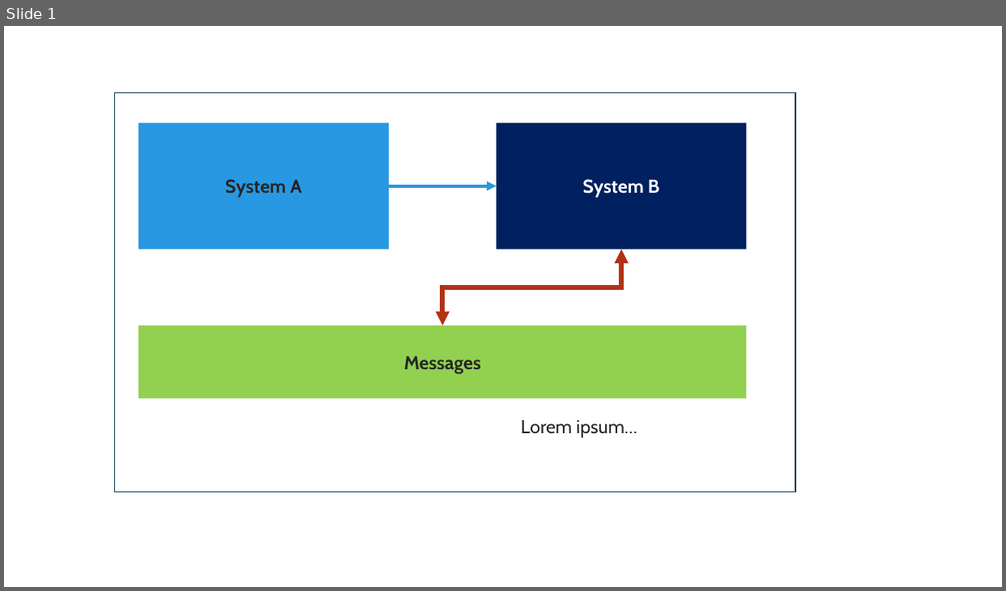
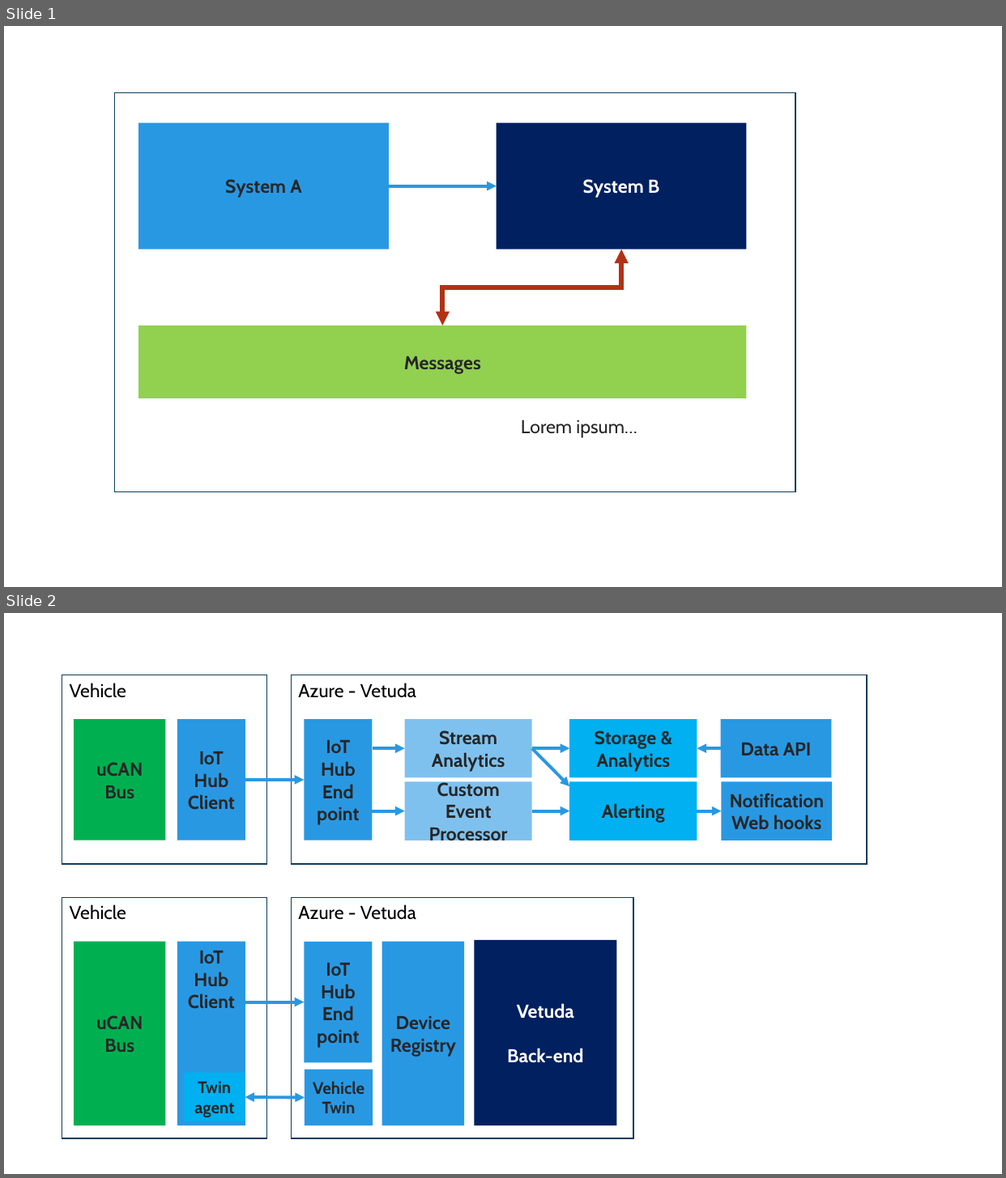
Before and after one commit to valeryjacobs/IoTArchitecture, a slide deck: SlideTemplate.pptx. Shown one above the other, each under a label of ours: slide 1 before the commit, slides 1 and 2 after it. The pictures are 1006x591 and 1006x1178 pixels, drawn with LibreOffice and Linux fonts; fonts in the diff are those of the drawing. Boxes give left, top, right and bottom in pixels: in the first picture for what was removed or moved away, otherwise in the second. Text is boxed around its words. In the diff, an @@ line names an element or a change of style, - is before the commit and + after.

```diff
--- a/SlideTemplate.pptx
+++ b/SlideTemplate.pptx
@@ slide 2 added at (x1=4, y1=613, x2=1002, y2=1174), background #FFFFFF @@
@@ rectangle added at (x1=62, y1=675, x2=267, y2=865), outline #0D3B5A 1 pt, 18 pt, text #000000 @@
+Vehicle
@@ rectangle added at (x1=292, y1=675, x2=867, y2=865), outline #0D3B5A 1 pt, 18 pt, text #000000 @@
+Azure - Vetuda
@@ rectangle added at (x1=74, y1=719, x2=165, y2=841), fill #00B050, 18 pt, text #262626, bold @@
+uCAN Bus
@@ rectangle added at (x1=177, y1=719, x2=245, y2=841), fill #2998E3, 18 pt, text #262626, bold @@
+IoT Hub Client
@@ rectangle added at (x1=305, y1=719, x2=373, y2=841), fill #2998E3, 18 pt, text #262626, bold @@
+IoT Hub End point
@@ rectangle added at (x1=404, y1=719, x2=532, y2=777), fill #7FC1EE, 18 pt, text #262626, bold @@
+Stream Analytics
@@ rectangle added at (x1=570, y1=719, x2=697, y2=777), fill #00B0F0, 18 pt, text #262626, bold @@
+Storage & Analytics
@@ rectangle added at (x1=720, y1=719, x2=831, y2=777), fill #2998E3, 18 pt, text #262626, bold @@
+Data API
@@ arrow added from (373, 748) to (404, 748), #2998E3 3 pt @@
@@ arrow added from (532, 748) to (570, 748), #2998E3 3 pt @@
@@ arrow added from (532, 748) to (570, 786), #2998E3 3 pt @@
@@ arrow added from (720, 748) to (697, 748), #2998E3 3 pt @@
@@ arrow added from (245, 780) to (305, 780), #2998E3 3 pt @@
@@ rectangle added at (x1=404, y1=782, x2=532, y2=841), fill #7FC1EE, 18 pt, text #262626, bold @@
+Custom Event Processor
@@ rectangle added at (x1=570, y1=782, x2=697, y2=841), fill #00B0F0, 18 pt, text #262626, bold @@
+Alerting
@@ rectangle added at (x1=721, y1=782, x2=832, y2=841), fill #2998E3, 18 pt, text #262626, bold @@
+Notification Web hooks
@@ arrow added from (373, 811) to (404, 811), #2998E3 3 pt @@
@@ arrow added from (532, 811) to (570, 811), #2998E3 3 pt @@
@@ arrow added from (697, 811) to (721, 811), #2998E3 3 pt @@
@@ rectangle added at (x1=62, y1=897, x2=267, y2=1139), outline #0D3B5A 1 pt, 18 pt, text #000000 @@
+Vehicle
@@ rectangle added at (x1=292, y1=897, x2=634, y2=1139), outline #0D3B5A 1 pt, 18 pt, text #000000 @@
+Azure - Vetuda
@@ rectangle added at (x1=74, y1=942, x2=165, y2=1126), fill #00B050, 18 pt, text #262626, bold @@
+uCAN Bus
@@ rectangle added at (x1=177, y1=942, x2=245, y2=1126), fill #2998E3, 18 pt, text #262626, bold @@
+IoT Hub Client
@@ rectangle added at (x1=305, y1=942, x2=373, y2=1063), fill #2998E3, 18 pt, text #262626, bold @@
+IoT Hub End point
@@ rectangle added at (x1=382, y1=942, x2=464, y2=1126), fill #2998E3, 18 pt, text #262626, bold @@
+Device Registry
@@ rectangle added at (x1=474, y1=940, x2=617, y2=1126), fill #002060, 18 pt, text #FFFFFF, bold @@
+Vetuda
+Back-end
@@ arrow added from (245, 1003) to (305, 1003), #2998E3 3 pt @@
@@ rectangle added at (x1=185, y1=1072, x2=245, y2=1122), fill #00B0F0, 16 pt, text #262626, bold @@
+Twin agent
@@ rectangle added at (x1=305, y1=1070, x2=373, y2=1126), fill #2998E3, 16 pt, text #262626, bold @@
+Vehicle Twin
@@ double arrow added from (305, 1098) to (245, 1097), #2998E3 3 pt @@
```
Also in this commit, not shown: 1 other file.
